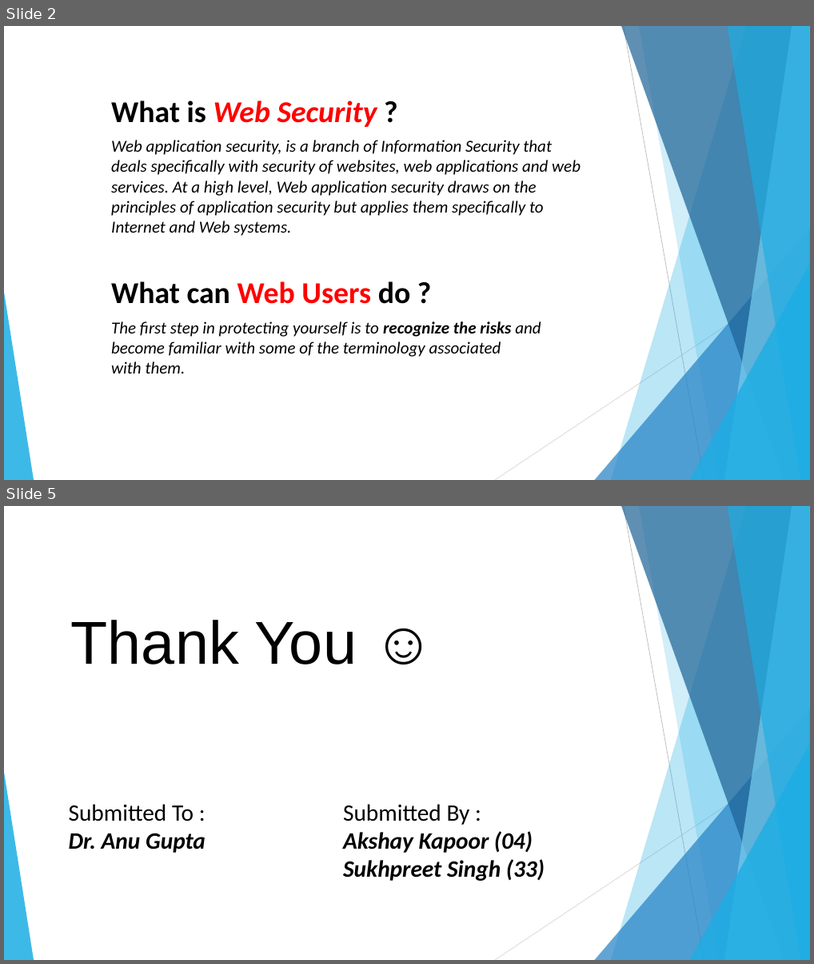
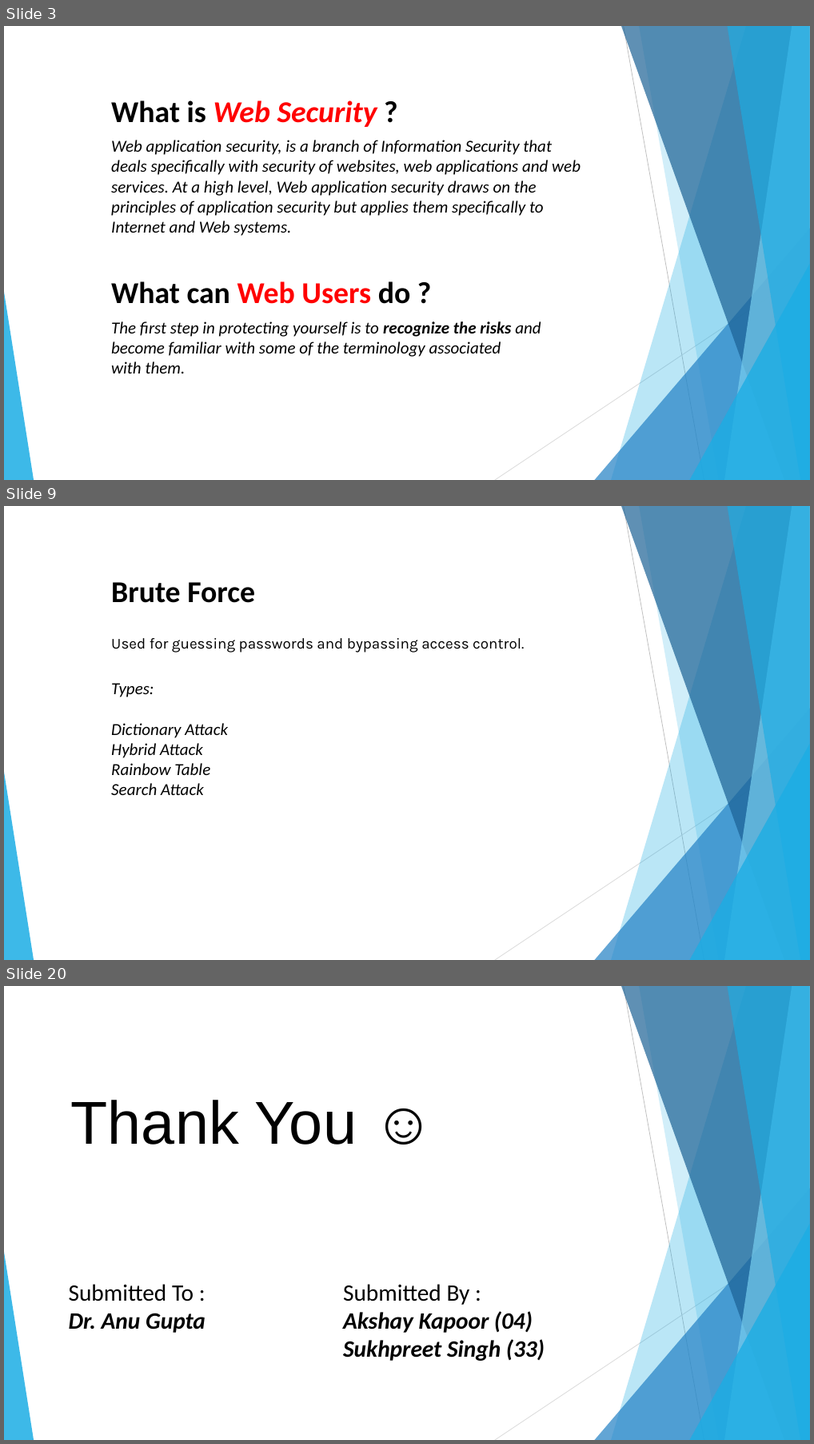
Before and after one commit to tHe-AK/Web-Security-Seminar, a slide deck: Web Security.pptx. Shown one above the other, each under a label of ours: slides 2 and 5 before the commit, slides 3, 9 and 20 after it; the slides between them are not shown. The pictures are 814x964 and 814x1444 pixels, drawn with LibreOffice and Linux fonts; fonts in the diff are those of the drawing. Boxes give left, top, right and bottom in pixels: in the first picture for what was removed or moved away, otherwise in the second. Text is boxed around its words. In the diff, an @@ line names an element or a change of style, - is before the commit and + after.

```diff
--- a/Web Security.pptx
+++ b/Web Security.pptx
@@ slide 9 added at (4,506,810,960), background #FFFFFF; not listed: 10 template elements that a slide beside it also shows @@
@@ text added at (111,582,255,603), 36 pt, text #000000, bold @@
+Brute Force
@@ text added at (111,638,524,652), 18 pt, text #000000 @@
+Used for guessing passwords and bypassing access control.
@@ text added at (111,683,228,795), 20 pt, text #000000, italic @@
+Types:
+Dictionary Attack
+Hybrid Attack
+Rainbow Table
+Search Attack
@@ what was slide 2 is now slide 3 @@
@@ what was slide 5 is now slide 20 @@
```
Also in this commit, not shown: 1 slide changed, 14 other slides added, 6 other files.
